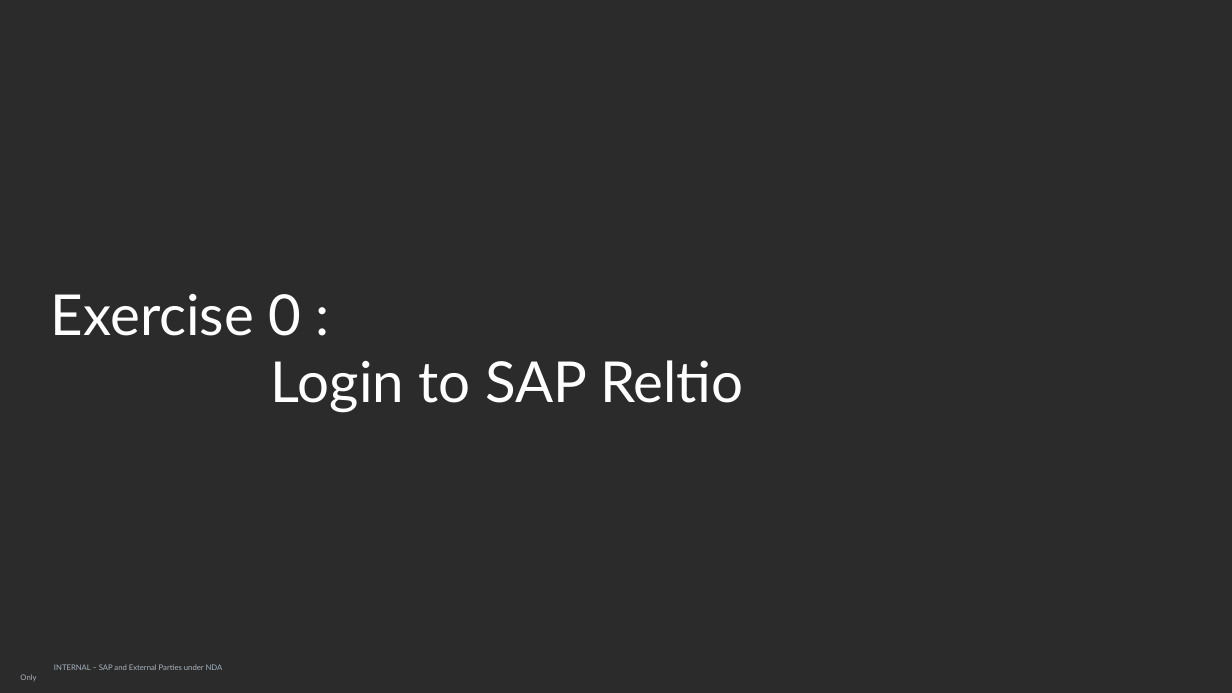
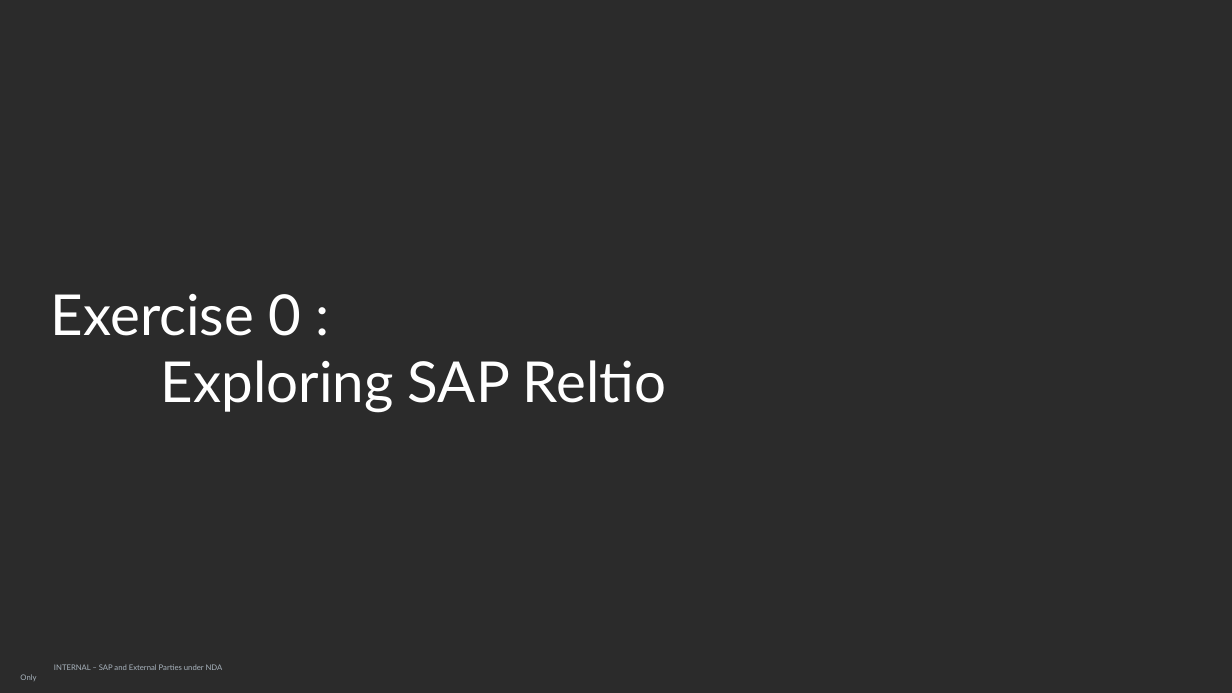
Before and after one commit to SAP-samples/teched2026-DA160, a slide deck: slide 12 of DA160 - Build Real-Time, Unified Data Products for Agentic AI with SAP Reltio.pptx (slide 10 before the commit). Drawn at 1232x693 pixels with LibreOffice and Linux fonts; fonts in the diff are those of the drawing; background and template pictures are left out; a plain dark background stands for a picture behind light text. Boxes give left, top, right and bottom in pixels: in the first picture for what was removed or moved away, otherwise in the second. Text is boxed around its words. In the diff, an @@ line names an element or a change of style, - is before the commit and + after.

Commit message:
Edited PPT

```diff
--- a/DA160 - Build Real-Time, Unified Data Products for Agentic AI with SAP Reltio.pptx
+++ b/DA160 - Build Real-Time, Unified Data Products for Agentic AI with SAP Reltio.pptx
@@ title at <box>51,294,666,413</box>: text changed @@
-Exercise 0 :
-Login to SAP Reltio
+Exercise 0 :
+Exploring SAP Reltio
```
Also in this commit, not shown: 1 other slide changed, 9 slides added, 2 other files.
